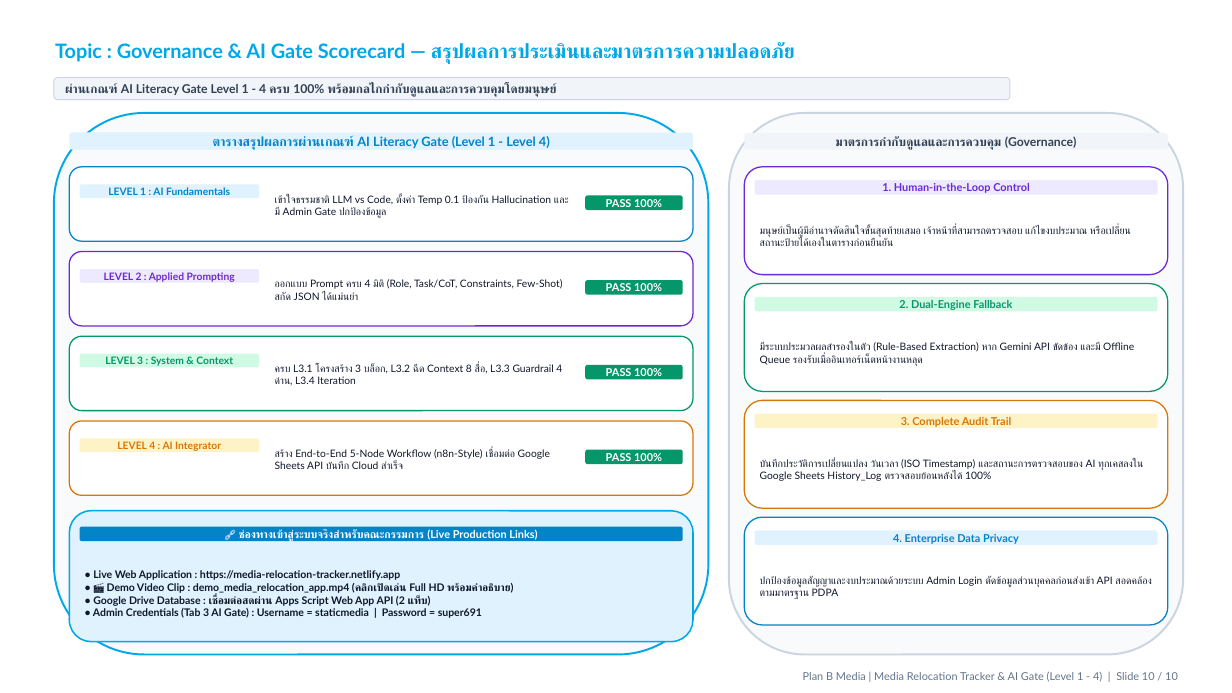
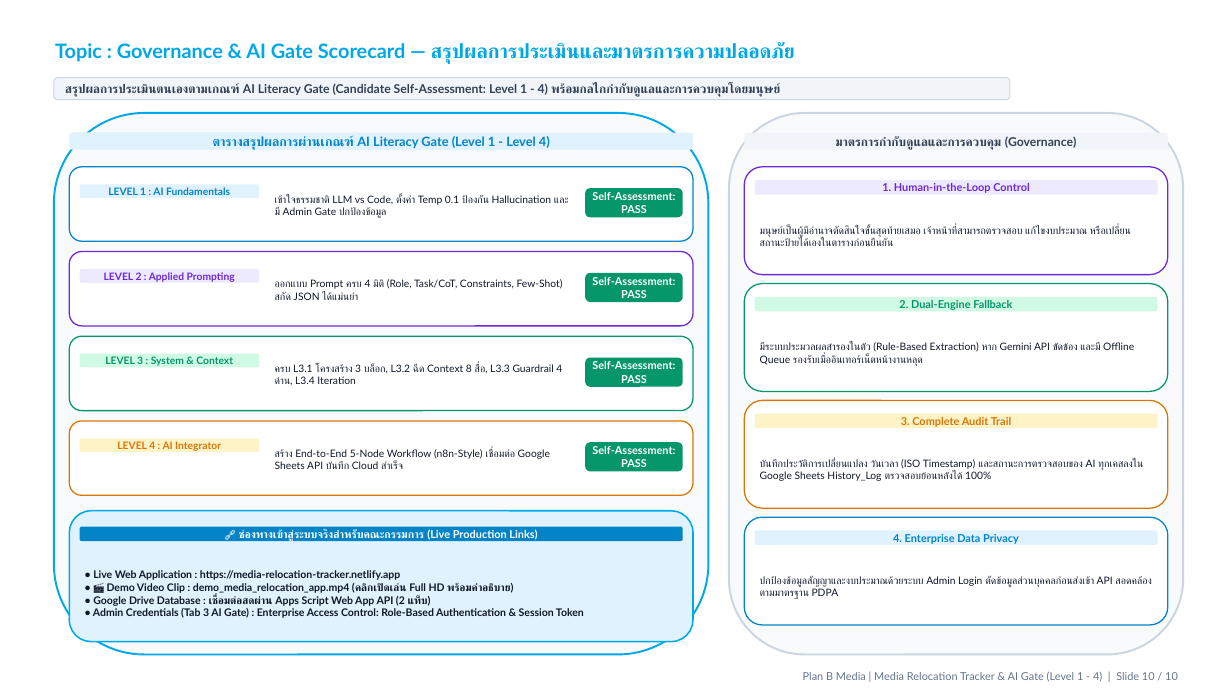
Before and after one commit to wasusangthong-sketch/media_relocation_dist, a slide deck: slide 10 of AI_Gate_Committee_Presentation_10slides.pptx. Drawn at 1232x693 pixels with LibreOffice and Linux fonts; fonts in the diff are those of the drawing; background and template pictures are left out. Boxes give left, top, right and bottom in pixels: in the first picture for what was removed or moved away, otherwise in the second. Text is boxed around its words. In the diff, an @@ line names an element or a change of style, - is before the commit and + after.

Commit message:
fix(presentation): resolve all 5 evaluator observations (security redaction, 75 signs/7.0M budget alignment, self-assessment tone, and guardrail precision)

```diff
--- a/AI_Gate_Committee_Presentation_10slides.pptx
+++ b/AI_Gate_Committee_Presentation_10slides.pptx
@@ text in rounded rectangle at box(65, 83, 781, 97): text changed @@
-ผ่านเกณฑ์ AI Literacy Gate Level 1 - 4 ครบ 100% พร้อมกลไกกำกับดูแลและการควบคุมโดยมนุษย์
+สรุปผลการประเมินตนเองตามเกณฑ์ AI Literacy Gate (Candidate Self-Assessment: Level 1 - 4) พร้อมกลไกกำกับดูแลและการควบคุมโดยมนุษย์
@@ rounded rectangle "Self-Assessment: PASS": place and size @@
-rounded rectangle "Self-Assessment: PASS" at box(585, 196, 683, 211)
+rounded rectangle "Self-Assessment: PASS" at box(585, 189, 683, 218)
@@ text in rounded rectangle at box(592, 192, 675, 213): text changed @@
-PASS 100%
+Self-Assessment: PASS
@@ rounded rectangle "Self-Assessment: PASS": place and size @@
-rounded rectangle "Self-Assessment: PASS" at box(585, 280, 683, 295)
+rounded rectangle "Self-Assessment: PASS" at box(585, 273, 683, 302)
@@ text in rounded rectangle at box(592, 277, 675, 298): text changed @@
-PASS 100%
+Self-Assessment: PASS
@@ rounded rectangle "Self-Assessment: PASS": place and size @@
-rounded rectangle "Self-Assessment: PASS" at box(585, 365, 683, 380)
+rounded rectangle "Self-Assessment: PASS" at box(585, 358, 683, 387)
@@ text in rounded rectangle at box(592, 361, 675, 383): text changed @@
-PASS 100%
+Self-Assessment: PASS
@@ rounded rectangle "Self-Assessment: PASS": place and size @@
-rounded rectangle "Self-Assessment: PASS" at box(585, 450, 683, 465)
+rounded rectangle "Self-Assessment: PASS" at box(585, 443, 683, 472)
@@ text in rounded rectangle at box(592, 446, 675, 467): text changed @@
-PASS 100%
+Self-Assessment: PASS
@@ text at box(93, 608, 584, 618): text changed @@
-• Admin Credentials (Tab 3 AI Gate) : Username = staticmedia | Password = super691
+• Admin Credentials (Tab 3 AI Gate) : Enterprise Access Control: Role-Based Authentication & Session Token
```
Also in this commit, not shown: 5 other slides changed, 1 other file.
